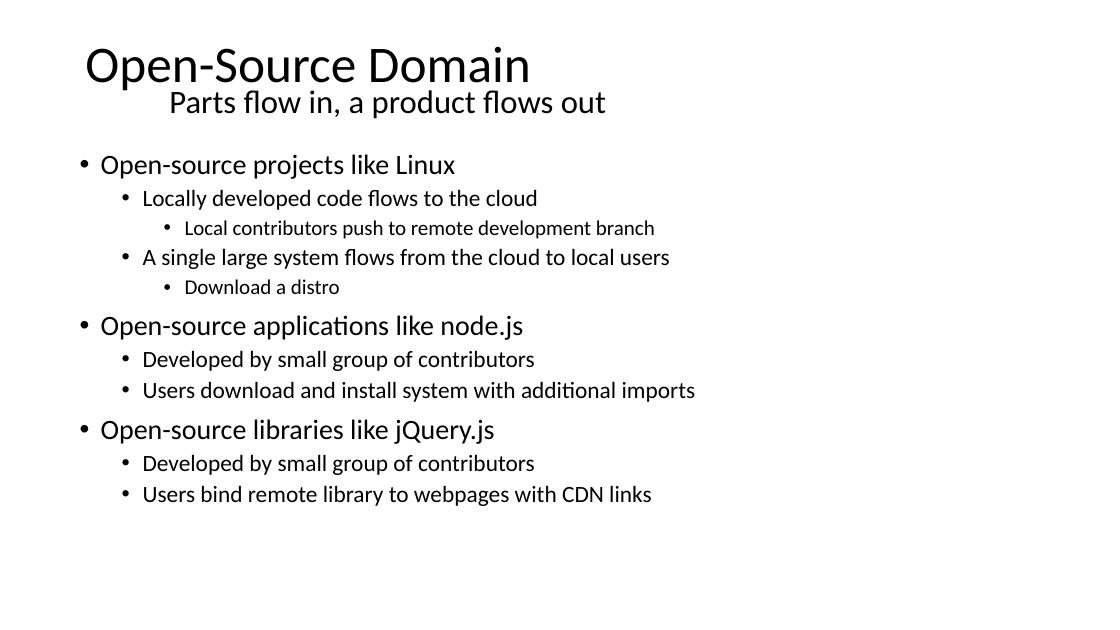
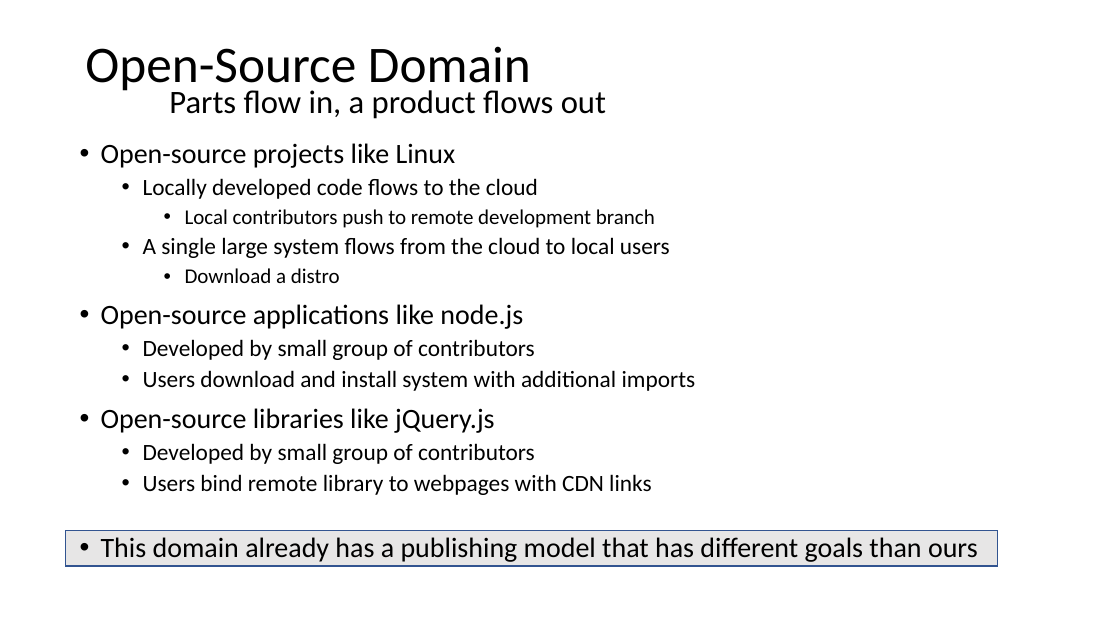
Before and after one commit to JimFawcett/JimFawcett.github.io, a slide deck: slide 3 of Resources/PublishingSourceCode.pptx. Drawn at 1120x630 pixels with LibreOffice and Linux fonts; fonts in the diff are those of the drawing. Boxes give left, top, right and bottom in pixels: in the first picture for what was removed or moved away, otherwise in the second. Text is boxed around its words. In the diff, an @@ line names an element or a change of style, - is before the commit and + after.

```diff
--- a/Resources/PublishingSourceCode.pptx
+++ b/Resources/PublishingSourceCode.pptx
@@ text "Open-source projects like Linux" moved from (x1=101, y1=154, x2=696, y2=506) to (x1=101, y1=143, x2=978, y2=562) @@
@@ rectangle added at (x1=66, y1=531, x2=998, y2=566), fill #E7E6E6, outline #325491 1 pt @@
@@ text at (x1=101, y1=537, x2=978, y2=562): paragraph added @@
+• This domain already has a publishing model that has different goals than ours
```
Also in this commit, not shown: 3 other slides changed.
